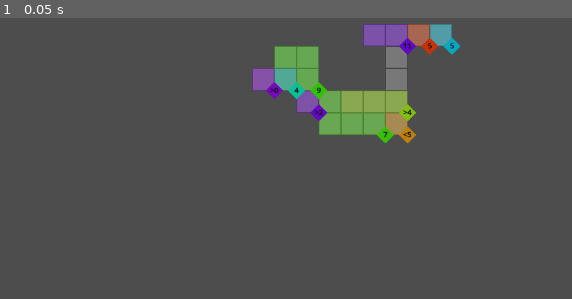
Above: before the commit, frame 1.
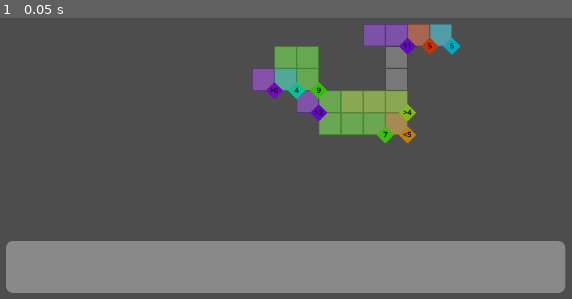
Above: after the commit, the same moment.

Repository: Javen-W/Ritz
Game: Godot game, scene res://game.tscn
Same seed, same stepped clock (60 frames per second), same inputs: the game is played once before the commit and once after it.
Inputs:
- Up to frame 1 (0.05 s): no input

The runs differ from the first frame. In frame 1, 18% of the frame differs, in the area x 1-99%, y 79-98%.

Commit message:
add domino panel

Diff:
--- a/game.tscn
+++ b/game.tscn
@@ -1,13 +1,21 @@
-[gd_scene load_steps=3 format=3 uid="uid://cidflaxqyhnen"]
+[gd_scene load_steps=4 format=3 uid="uid://cidflaxqyhnen"]
 
 [ext_resource type="Script" uid="uid://ba7jsd4138l65" path="res://game.gd" id="1_80nbo"]
 [ext_resource type="FastNoiseLite" uid="uid://cdnr10focog76" path="res://dot_noise.tres" id="2_e2o6t"]
+
+[sub_resource type="StyleBoxFlat" id="StyleBoxFlat_e2o6t"]
+bg_color = Color(0.6, 0.6, 0.6, 0.78431374)
+corner_radius_top_left = 10
+corner_radius_top_right = 10
+corner_radius_bottom_right = 10
+corner_radius_bottom_left = 10
 
 [node name="Game" type="Node2D"]
 script = ExtResource("1_80nbo")
 dot_noise = ExtResource("2_e2o6t")
 
 [node name="Camera2D" type="Camera2D" parent="."]
+rotation = 0.2617994
 zoom = Vector2(0.5, 0.5)
 
 [node name="Tiles" type="Node2D" parent="."]
@@ -15,3 +23,20 @@
 [node name="Dominos" type="Node2D" parent="."]
 
 [node name="Constraints" type="Node2D" parent="."]
+
+[node name="HUD" type="CanvasLayer" parent="."]
+layer = -1
+
+[node name="DominoPanel" type="Panel" parent="HUD"]
+show_behind_parent = true
+custom_minimum_size = Vector2(0, 75)
+anchors_preset = -1
+anchor_left = 0.15
+anchor_top = 0.95
+anchor_right = 0.85
+anchor_bottom = 0.975
+grow_horizontal = 2
+grow_vertical = 0
+size_flags_horizontal = 4
+mouse_filter = 1
+theme_override_styles/panel = SubResource("StyleBoxFlat_e2o6t")
